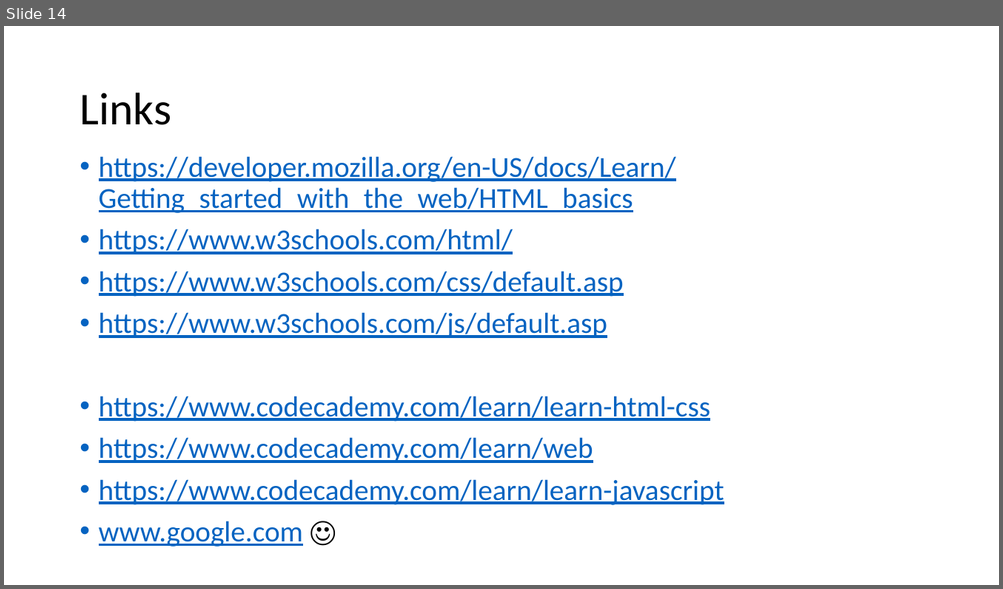
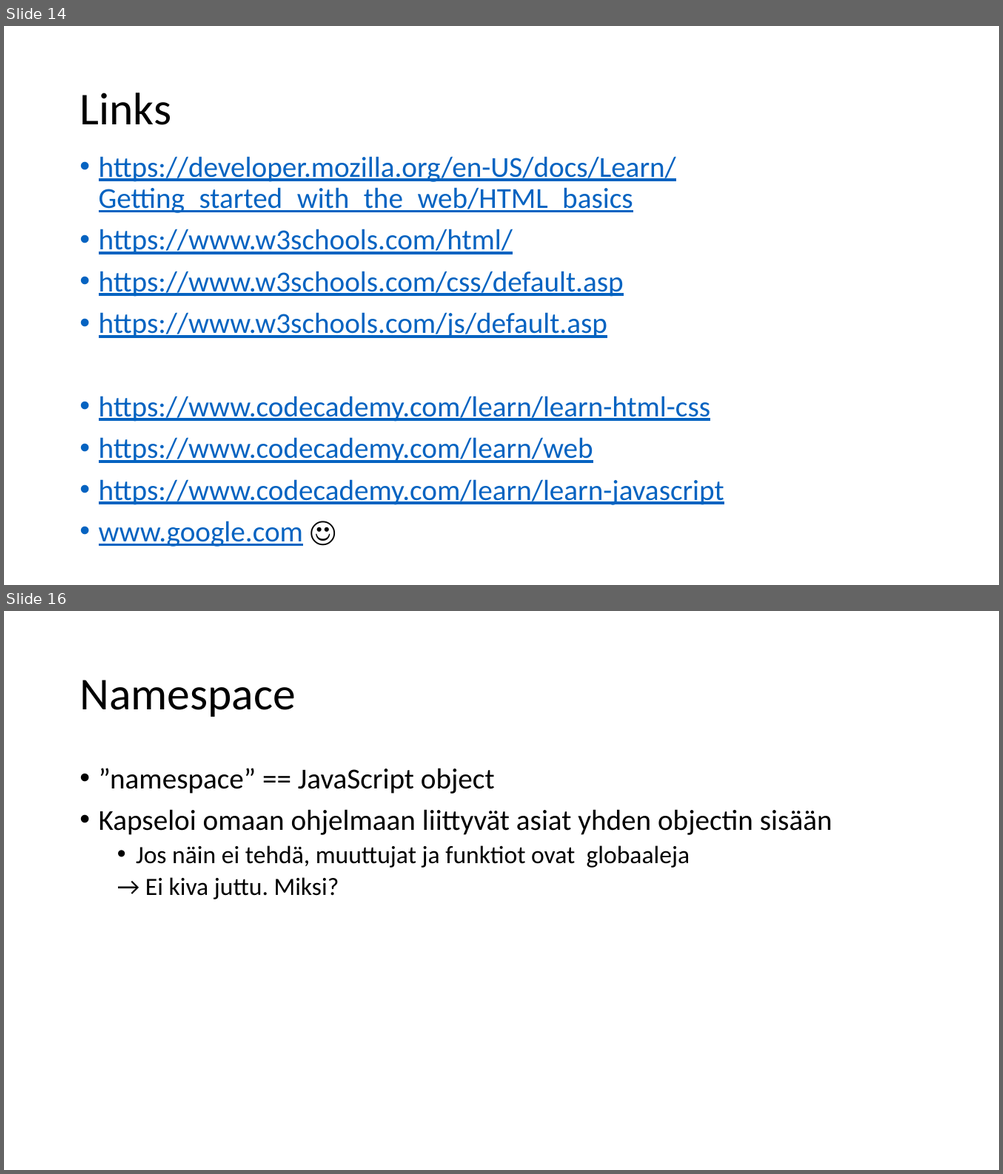
Before and after one commit to ekoodi/ekoodi.github.io, a slide deck: web-technologies/Webapps.pptx. Shown one above the other, each under a label of ours: slide 14 before the commit, slides 14 and 16 after it; the slides between them are not shown. The pictures are 1003x589 and 1003x1174 pixels, drawn with LibreOffice and Linux fonts; fonts in the diff are those of the drawing. Boxes give left, top, right and bottom in pixels: in the first picture for what was removed or moved away, otherwise in the second. Text is boxed around its words. In the diff, an @@ line names an element or a change of style, - is before the commit and + after.

```diff
--- a/web-technologies/Webapps.pptx
+++ b/web-technologies/Webapps.pptx
@@ slide 16 added at box(4, 611, 999, 1170), background #FFFFFF @@
@@ title added at box(79, 680, 296, 717), 44 pt, text #000000 @@
+Namespace
@@ text added at box(99, 768, 832, 900), 28 pt, text #000000 @@
+• ”namespace” == JavaScript object
+• Kapseloi omaan ohjelmaan liittyvät asiat yhden objectin sisään
+  • Jos näin ei tehdä, muuttujat ja funktiot ovat globaaleja
+  → Ei kiva juttu. Miksi?
```
Also in this commit, not shown: 1 slide changed, 2 other slides added, 1 slide removed.
